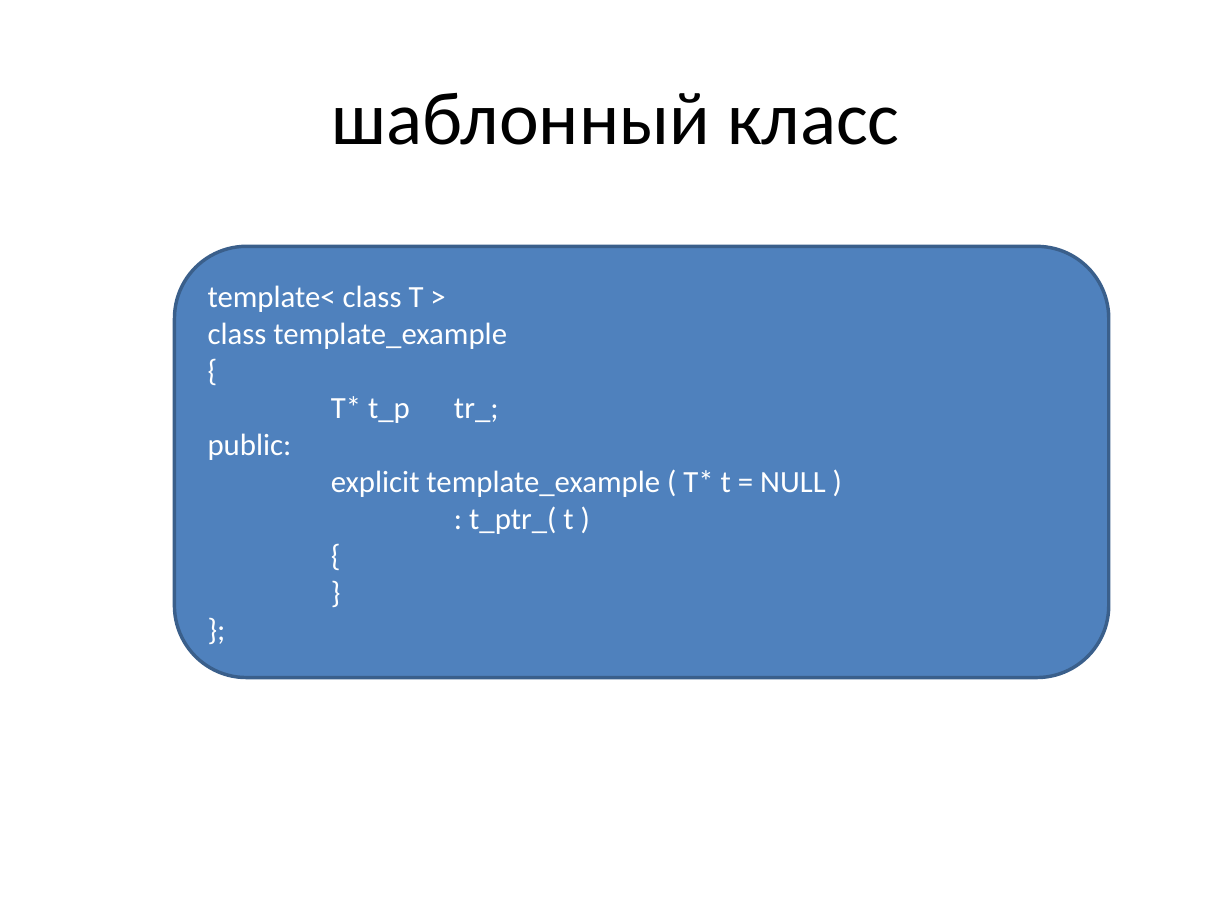
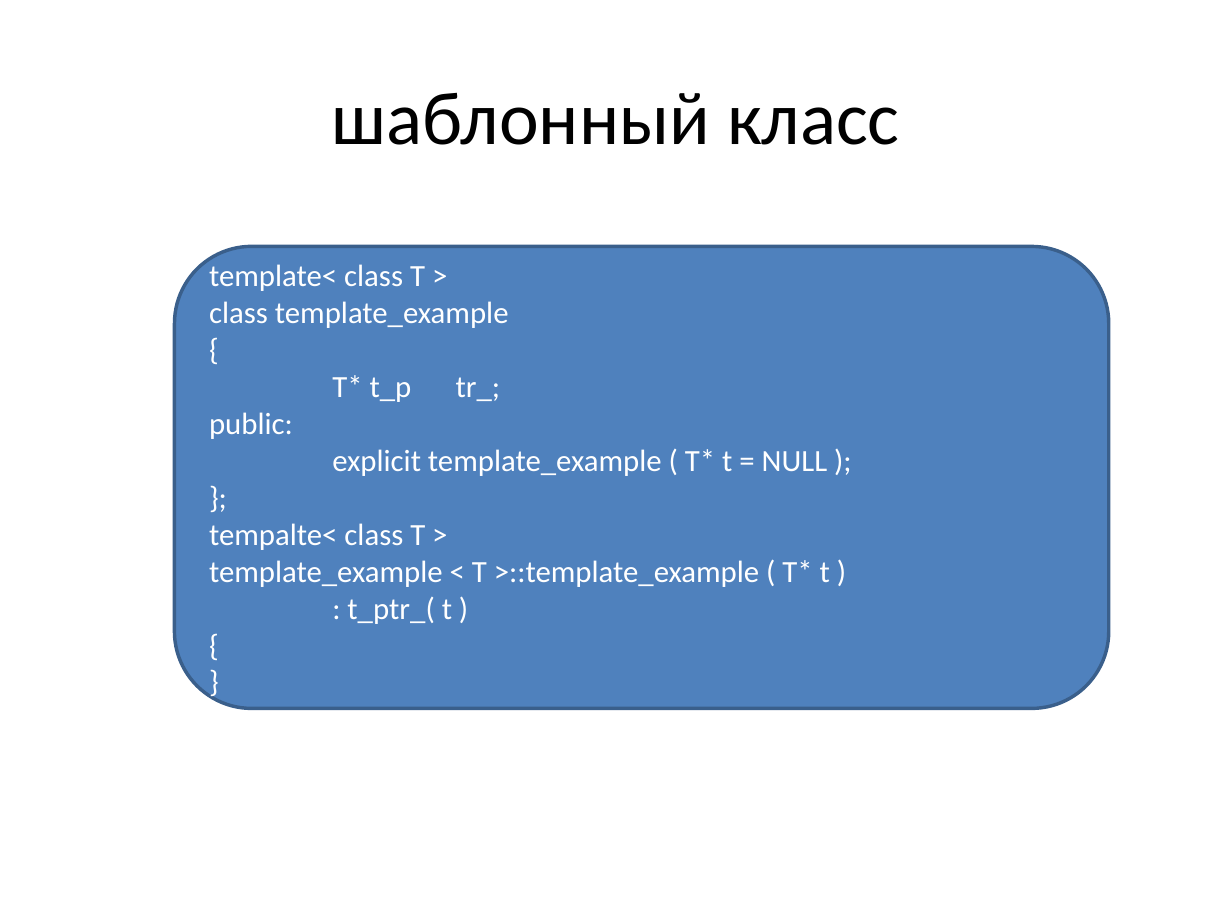
Before and after one commit to tscherkas/cpp_craft_1013, a slide deck: slide 5 of lections/cpp_craft_lec_5_pre.pptx. Drawn at 1232x924 pixels with LibreOffice and Linux fonts; fonts in the diff are those of the drawing. Boxes give left, top, right and bottom in pixels: in the first picture for what was removed or moved away, otherwise in the second. Text is boxed around its words. In the diff, an @@ line names an element or a change of style, - is before the commit and + after.

```diff
--- a/lections/cpp_craft_lec_5_pre.pptx
+++ b/lections/cpp_craft_lec_5_pre.pptx
@@ text in rounded rectangle at (x1=175, y1=246, x2=1109, y2=708): text changed @@
-}
-};
+}
@@ rounded rectangle "template< class T >" resized from (x1=175, y1=246, x2=1109, y2=678) to (x1=175, y1=246, x2=1109, y2=708) @@
@@ rounded rectangle "template< class T >" at (x1=175, y1=246, x2=1109, y2=708): list level 3 to 1 in "{" @@
@@ text in rounded rectangle at (x1=209, y1=449, x2=830, y2=587): text changed @@
-explicit template_example ( T* t = NULL )
+explicit template_example ( T* t = NULL );
+};
+tempalte< class T >
+template_example < T >::template_example ( T* t )
```
Also in this commit, not shown: 4 other slides changed, 4 slides added.
